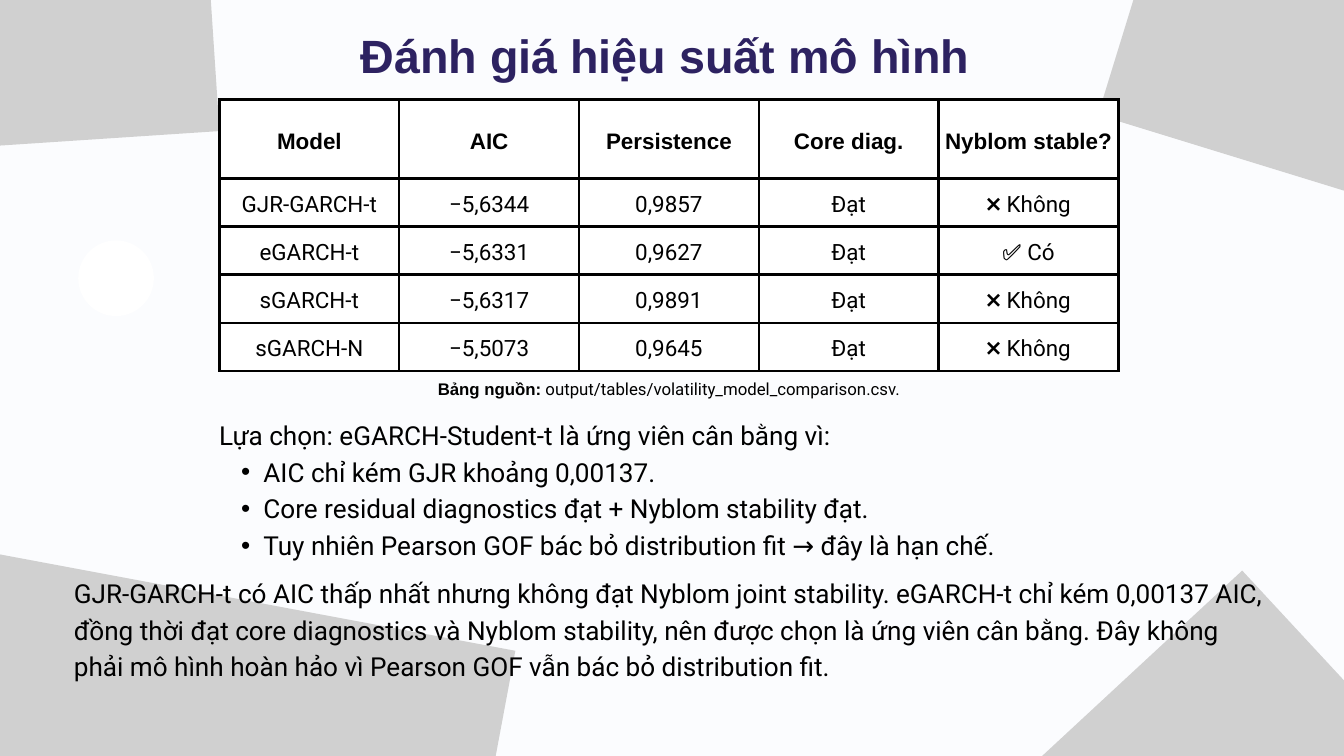
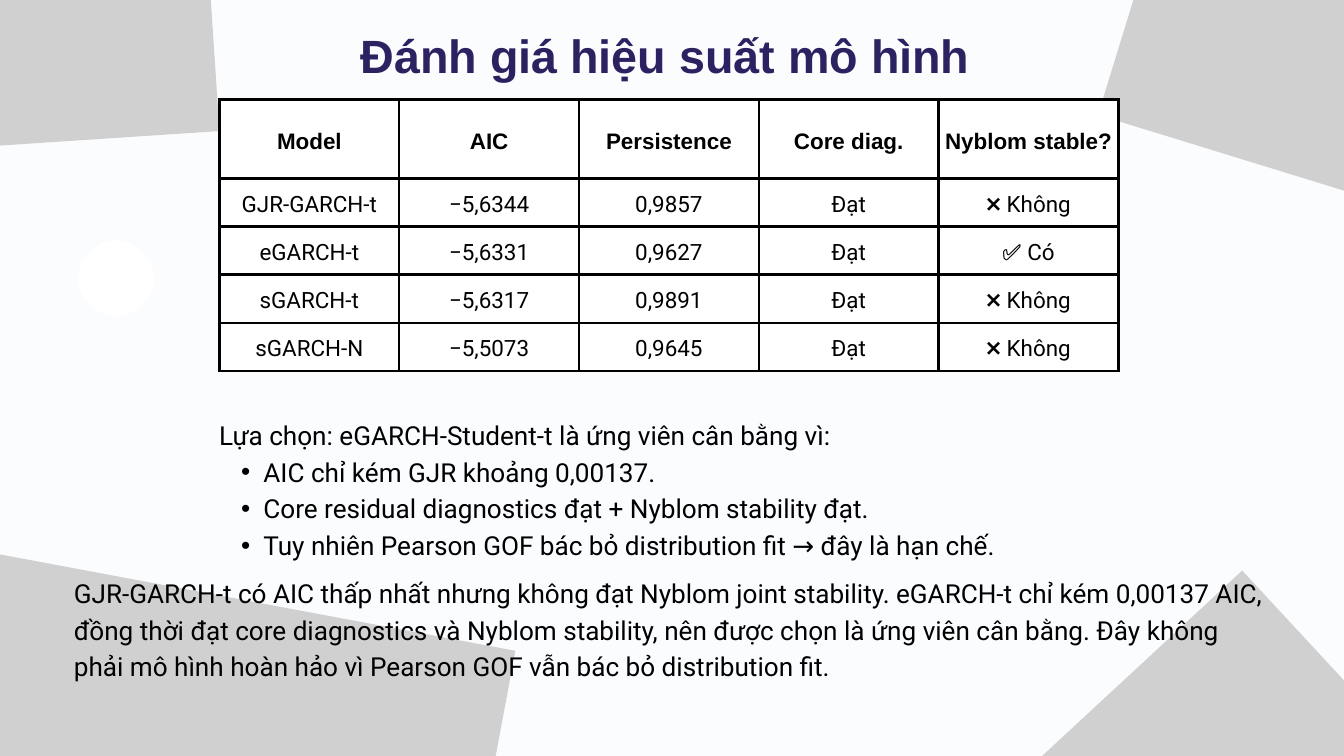
Before and after one commit to ledanghoanganh/fpt-stock-analysis-with-R-programming-language, a slide deck: slide 15 of presentation/bao_cao_demo.pptx (slide 14 before the commit). Drawn at 1344x756 pixels with LibreOffice and Linux fonts; fonts in the diff are those of the drawing; grey boxes stand for pictures. Boxes give left, top, right and bottom in pixels: in the first picture for what was removed or moved away, otherwise in the second. Text is boxed around its words. In the diff, an @@ line names an element or a change of style, - is before the commit and + after.

```diff
--- a/presentation/bao_cao_demo.pptx
+++ b/presentation/bao_cao_demo.pptx
@@ text removed at [438, 382, 899, 399] @@
-Bảng nguồn: output/tables/volatility_model_comparison.csv.
```
Also in this commit, not shown: 2 other slides changed, 1 slide added, 3 other files.
